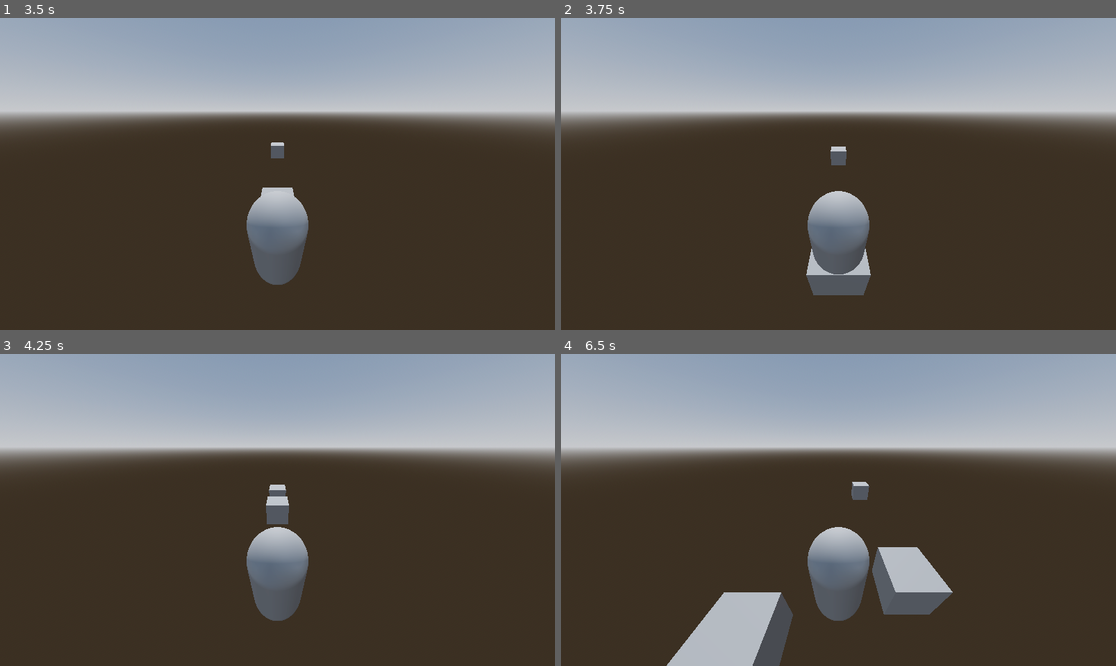
Above: before the commit, frames 1-4 (two rows, left to right).
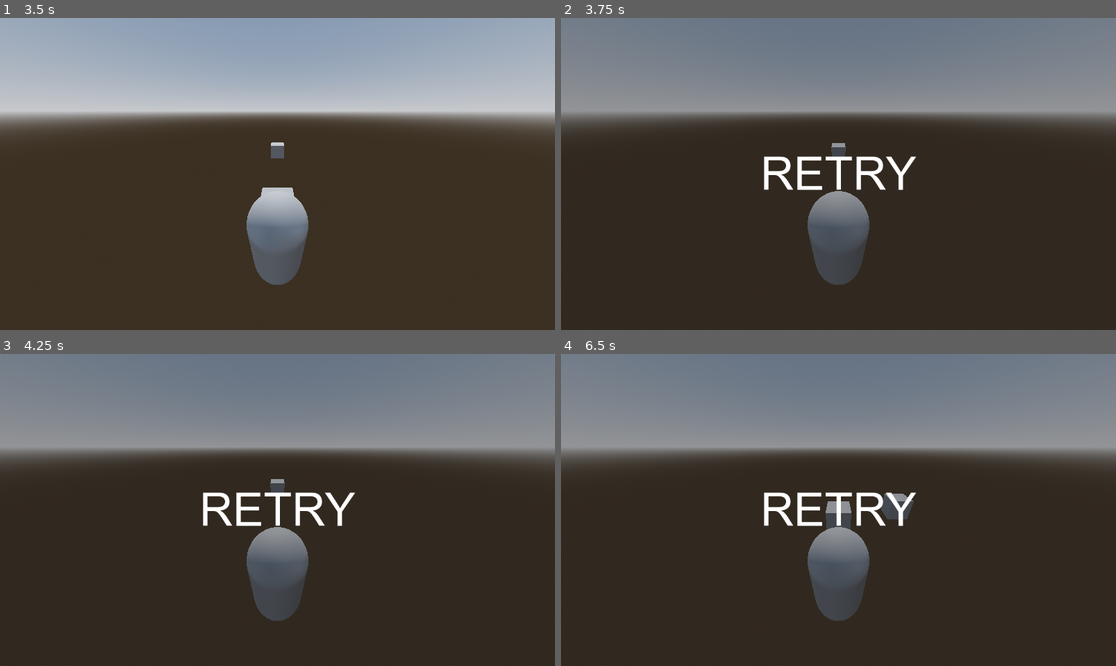
Above: after the commit, the same moments.

Repository: Alexxx180/Kazan-Tick
Game: Godot game, scene res://assets/scenes/levels/kazan.tscn
The game is run twice, just before and just after one commit, with the same random seed, the same clock (stepped at 60 frames per second) and the same inputs.
Inputs (mouse positions are in pixels of both pictures, inside the frame that each line leads up to):
- Up to frame 1 (3.5 s): click "GO" at 0.5 s; hold Right (right) 1.28-2.03 s; tap Space (jump) at 1.52, 2.27 s; tap Enter at 2 s; hold Down (down) 2.03-2.78 s; hold Right (right) from 2.78 s (still down)
- Up to frame 2 (3.75 s): release Right (right) at 3.53 s; hold Up (up) from 3.53 s (still down)
- Up to frame 3 (4.25 s): keep holding Up (up); tap Space (jump) at 3.77 s
- Up to frame 4 (6.5 s): release Up (up) at 4.25 s; click (838, 510) at 4.25 s, where only the run after the commit has a clickable "RETRY"; click (838, 510) at 5 s, where only the run after the commit has a clickable "GO"; hold Left (left) from 5.78 s (still down); tap Space (jump) at 6.02 s

Frame 1 is identical in both runs. In frame 2, 36% of the frame differs, in the area x 0-100%, y 0-89%; in frame 3, 36%; in frame 4, 42%, in the area x 0-100%, y 0-100%.

Commit message:
Retry level behavior completed

Diff:
--- a/assets/scenes/actors/blocks/small.tscn
+++ b/assets/scenes/actors/blocks/small.tscn
@@ -1,13 +1,19 @@
-[gd_scene load_steps=3 format=3 uid="uid://rkiptippb1wf"]
+[gd_scene load_steps=4 format=3 uid="uid://rkiptippb1wf"]
 
 [ext_resource type="Shape3D" uid="uid://bfmfn04hojavf" path="res://assets/resources/runtime/templates/materials/shapes/small.tres" id="1_5xbo5"]
+[ext_resource type="Script" path="res://assets/scripts/player/collision.gd" id="1_x4jxa"]
 
 [sub_resource type="BoxMesh" id="BoxMesh_gd5ld"]
 
-[node name="small" type="StaticBody3D"]
+[node name="small" type="Area3D"]
+collision_layer = 4
+collision_mask = 2
+script = ExtResource("1_x4jxa")
 
 [node name="collision" type="CollisionShape3D" parent="."]
 shape = ExtResource("1_5xbo5")
 
 [node name="mesh" type="MeshInstance3D" parent="."]
 mesh = SubResource("BoxMesh_gd5ld")
+
+[connection signal="body_entered" from="." to="." method="_on_player_collide"]
--- a/assets/scenes/actors/hero.tscn
+++ b/assets/scenes/actors/hero.tscn
@@ -8,18 +8,22 @@
 
 [node name="hero" type="CharacterBody3D"]
 transform = Transform3D(1, 0, 0, 0, 1, 0, 0, 0, 1, 0, 1.1, 0)
+collision_layer = 2
+collision_mask = 4
 script = ExtResource("1_n6ecw")
 
 [node name="collision" type="CollisionShape3D" parent="."]
 shape = ExtResource("1_ty4wy")
 
 [node name="mesh" type="MeshInstance3D" parent="."]
+layers = 2
 mesh = ExtResource("2_e3ejg")
 
 [node name="vision" type="Camera3D" parent="."]
 transform = Transform3D(-1, -4.37114e-08, 7.57103e-08, 0, 0.866025, 0.5, -8.74228e-08, 0.5, -0.866025, 0, 2.10124, -1.18798)
 fov = 110.0
 
+[node name="start" parent="vision" instance=ExtResource("5_4rrp1")]
+
 [node name="retry" parent="vision" instance=ExtResource("4_0vc1d")]
-
-[node name="start" parent="vision" instance=ExtResource("5_4rrp1")]
+visible = false
--- a/assets/scenes/levels/kazan.tscn
+++ b/assets/scenes/levels/kazan.tscn
@@ -24,8 +24,9 @@
 [node name="light" type="DirectionalLight3D" parent="."]
 transform = Transform3D(-1, 6.18172e-08, -6.18172e-08, 0, 0.707107, 0.707107, 8.74228e-08, 0.707107, -0.707107, 0, 0, 0)
 
-[node name="hero" parent="." node_paths=PackedStringArray("paths") instance=ExtResource("1_tli3t")]
+[node name="hero" parent="." node_paths=PackedStringArray("terrain", "paths") instance=ExtResource("1_tli3t")]
 transform = Transform3D(-1, 0, -8.74228e-08, 0, 1, 0, 8.74228e-08, 0, -1, 0, 1.1, -16.5906)
+terrain = NodePath("../track/terrain")
 paths = NodePath("../track/paths")
 
 [node name="track" type="Node3D" parent="."]
--- a/assets/scenes/ui/screens/retry.tscn
+++ b/assets/scenes/ui/screens/retry.tscn
@@ -10,6 +10,6 @@
 grow_horizontal = 2
 grow_vertical = 2
 
-[node name="press" parent="." instance=ExtResource("1_hx0ft")]
-visible = false
+[node name="option" parent="." instance=ExtResource("1_hx0ft")]
 layout_mode = 1
+level = "res://assets/scenes/levels/kazan.tscn"
--- a/assets/scripts/controllers/terrain.gd
+++ b/assets/scripts/controllers/terrain.gd
@@ -25,13 +25,11 @@
 	_load_terrain_scenes(terrain_blocks_path)
 	_init_blocks(num_terrain_blocks)
 
-	print(self == null)
-	#start.connect("continue_pressed", self, "_switch_pause")
+	start.continue_pressed.connect(switch_pause)
 
-	start.continue_pressed.connect(_switch_pause)
-
-func _switch_pause() -> void:
+func switch_pause() -> void:
 	paused = !paused
+	hero.switch_pause()
 
 func _physics_process(delta: float) -> void:
 	if (not paused):
--- /dev/null
+++ b/assets/scripts/player/collision.gd
@@ -0,0 +1,6 @@
+extends Area3D
+
+func _on_player_collide(body):
+	print("Work")
+	body.collide()
+	queue_free()
--- a/assets/scripts/player/moves.gd
+++ b/assets/scripts/player/moves.gd
@@ -4,12 +4,14 @@
 const JUMP_VELOCITY = 10.0
 const weight = 2
 
+@export var terrain: Node3D
 @export var paths: Node3D
 @onready var markers = paths.get_children()
 var movement = 1
+var paused = true
 
 @onready var start = $vision/start
-@onready var retry = $vision/start
+@onready var retry = $vision/retry
 
 # Get the gravity from the project settings to be synced with RigidBody nodes.
 var gravity = ProjectSettings.get_setting("physics/3d/default_gravity")
@@ -17,11 +19,20 @@
 func _ready():
 	change_direction(0)
 
+func switch_pause():
+	paused = !paused
+
+func collide():
+	terrain.switch_pause()
+	retry.show()
+
 func change_direction(turn):
 	movement = clamp(movement + turn, 0, 2)
 	position.x = markers[movement].position.x
 
 func _physics_process(delta):
+	if (paused):
+		return
 	# Add the gravity.
 	if not is_on_floor():
 		velocity.y -= gravity * weight * delta
--- a/assets/scripts/ui/pause.gd
+++ b/assets/scripts/ui/pause.gd
@@ -4,4 +4,4 @@
 
 func _continue():
 	emit_signal("continue_pressed")
-	hide()
+	get_parent().hide()
--- a/assets/scripts/ui/retry.gd
+++ b/assets/scripts/ui/retry.gd
@@ -3,4 +3,6 @@
 @export var level = ""
 
 func _retry():
-	get_tree().reload_scene(level)
+	var reload = get_tree().change_scene_to_file(level)
+	if reload != OK:
+		print("Error during reloading '" + level + "'")
--- a/project.godot
+++ b/project.godot
@@ -48,6 +48,18 @@
 ]
 }
 
+[layer_names]
+
+3d_render/layer_1="World"
+3d_render/layer_2="Player"
+3d_render/layer_3="Obstacle"
+3d_physics/layer_1="World"
+3d_navigation/layer_1="World"
+3d_physics/layer_2="Player"
+3d_navigation/layer_2="Player"
+3d_physics/layer_3="Obstacle"
+3d_navigation/layer_3="Obstacle"
+
 [rendering]
 
 renderer/rendering_method="mobile"
